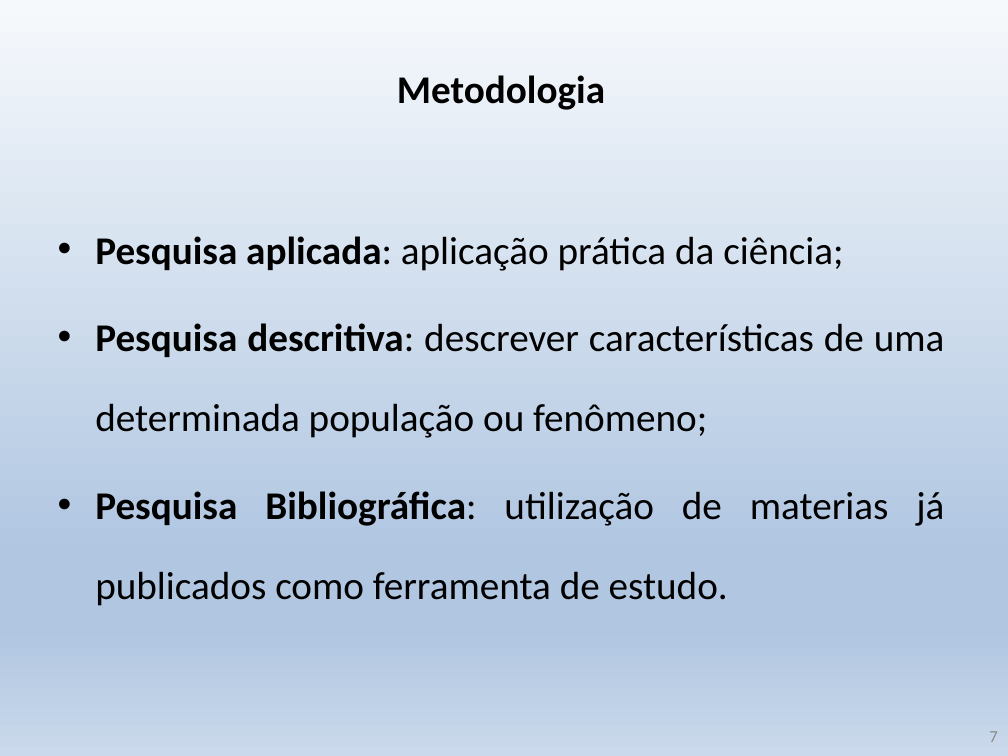
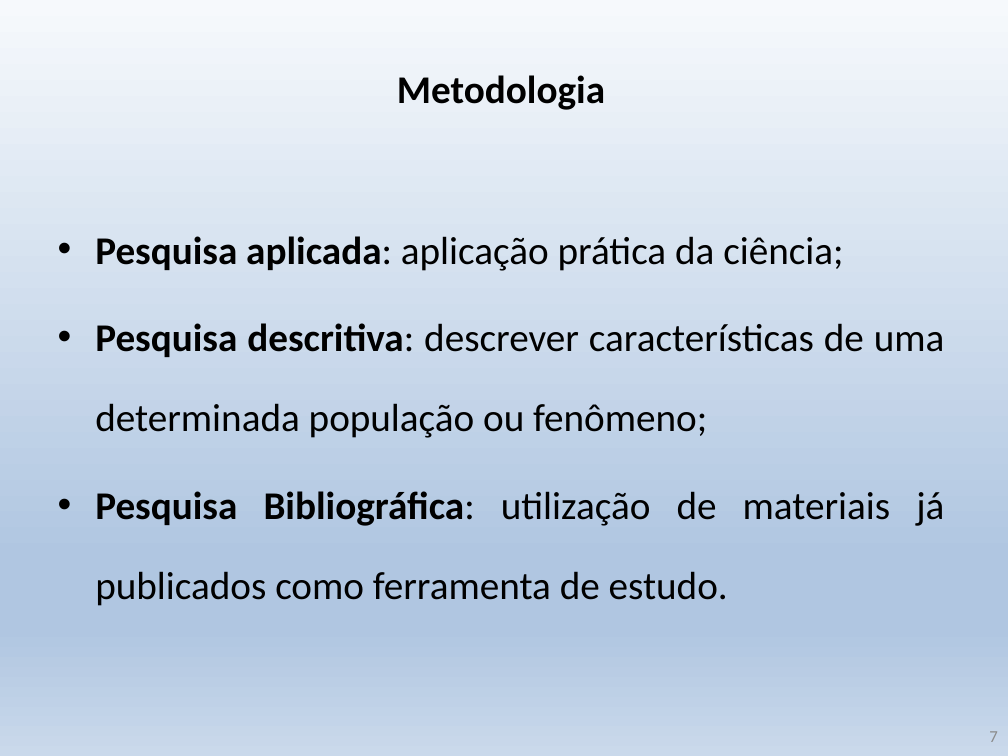
Before and after one commit to krieggerms/Analise-da-Insercao-do-Aluno-Negro-com-BI, a slide deck: slide 7 of TCC_BI_Alunos_Negros.pptx. Drawn at 1008x756 pixels with LibreOffice and Linux fonts; fonts in the diff are those of the drawing. Boxes give left, top, right and bottom in pixels: in the first picture for what was removed or moved away, otherwise in the second. Text is boxed around its words. In the diff, an @@ line names an element or a change of style, - is before the commit and + after.

```diff
--- a/TCC_BI_Alunos_Negros.pptx
+++ b/TCC_BI_Alunos_Negros.pptx
@@ text at box(95, 491, 944, 606): text changed @@
-• Pesquisa Bibliográfica: utilização de materias já publicados como ferramenta de estudo.
+• Pesquisa Bibliográfica: utilização de materiais já publicados como ferramenta de estudo.
```
